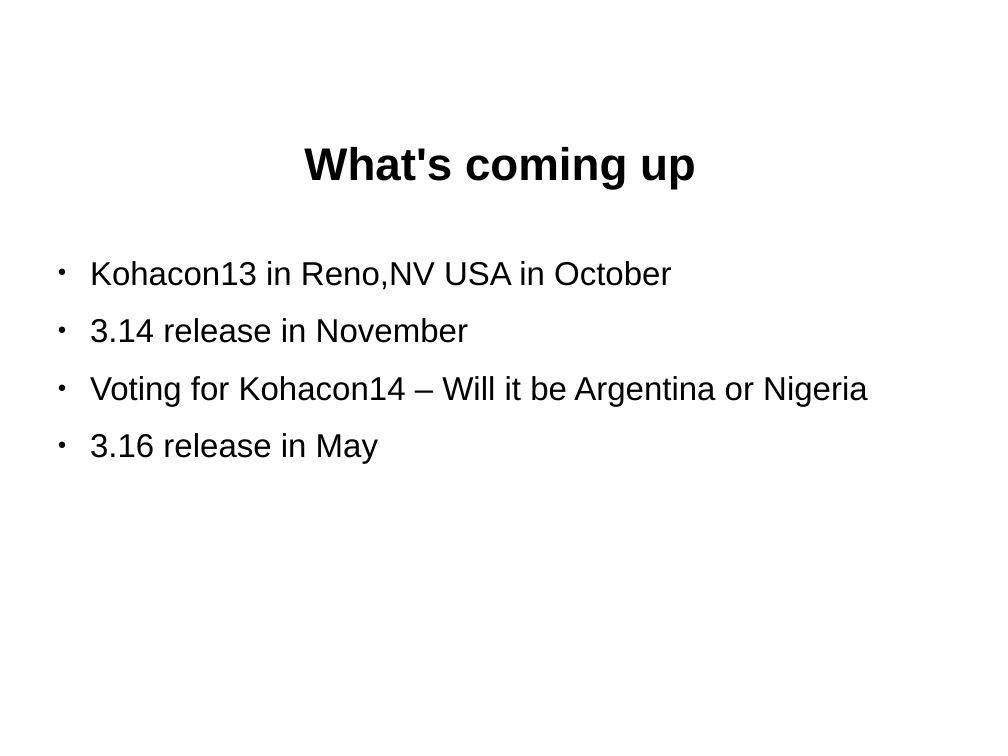
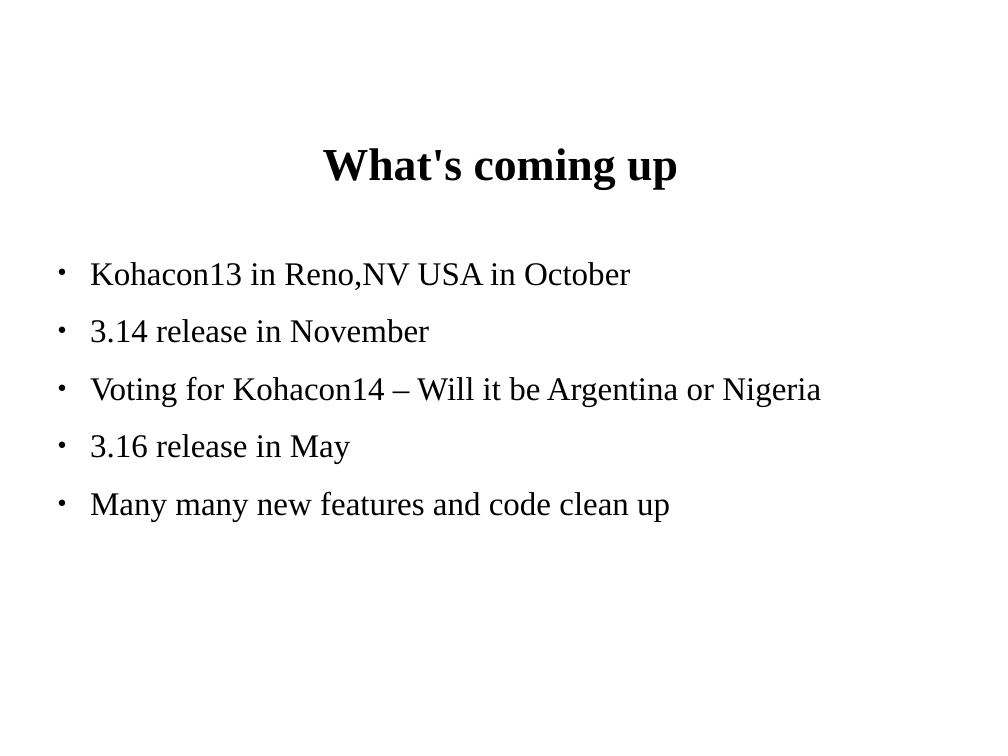
Before and after one commit to ranginui/presentation, a slide deck: slide 11 of eifl/eifl.odp. Drawn at 1008x756 pixels with LibreOffice and Linux fonts; fonts in the diff are those of the drawing; background and template pictures are left out. Boxes give left, top, right and bottom in pixels: in the first picture for what was removed or moved away, otherwise in the second. Text is boxed around its words. In the diff, an @@ line names an element or a change of style, - is before the commit and + after.

```diff
--- a/eifl/eifl.odp
+++ b/eifl/eifl.odp
@@ title "What's coming up" at <box>323,148,678,190</box>: font Arial to Times New Roman @@
@@ text at <box>90,262,821,464</box>: font Arial to Times New Roman in "Kohacon13 in Reno,NV USA in October", "3.14 release in November", "Voting for Kohacon14 – Will it be ...", "3.16 release in May" @@
@@ text at <box>90,491,670,522</box>: paragraph added @@
+● Many many new features and code clean up
```
Also in this commit, not shown: 9 other slides changed.
